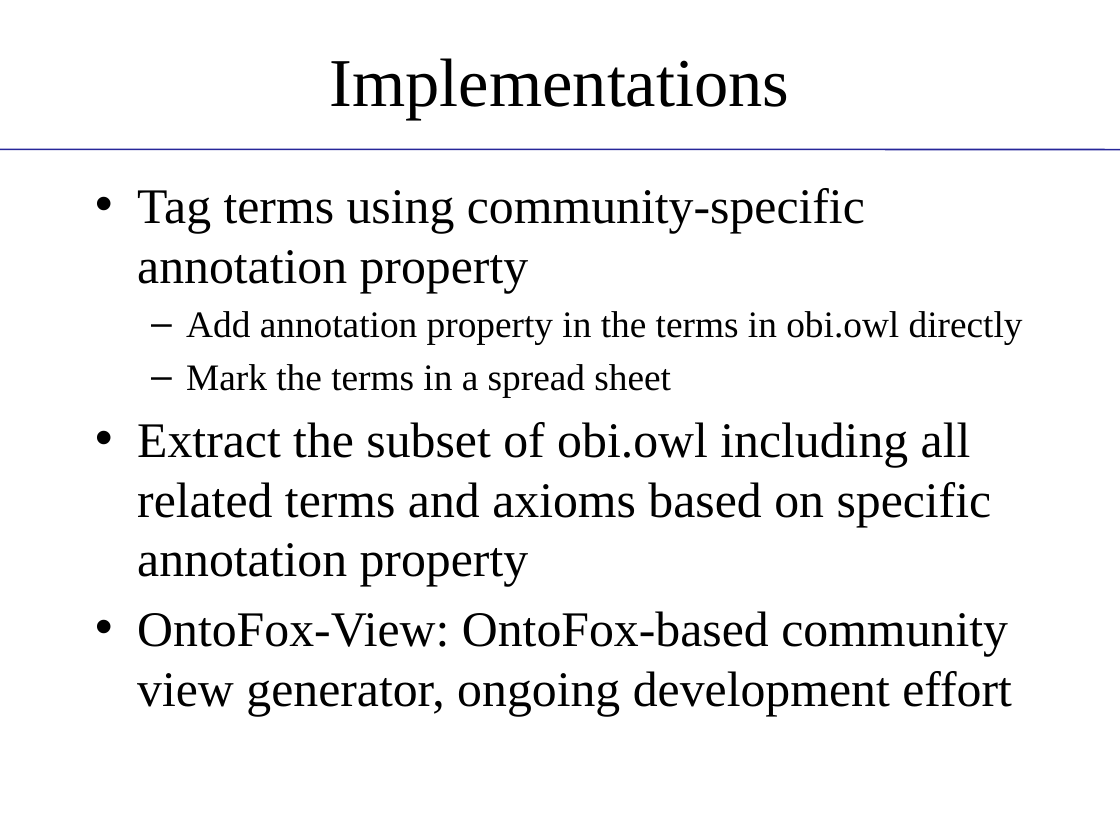
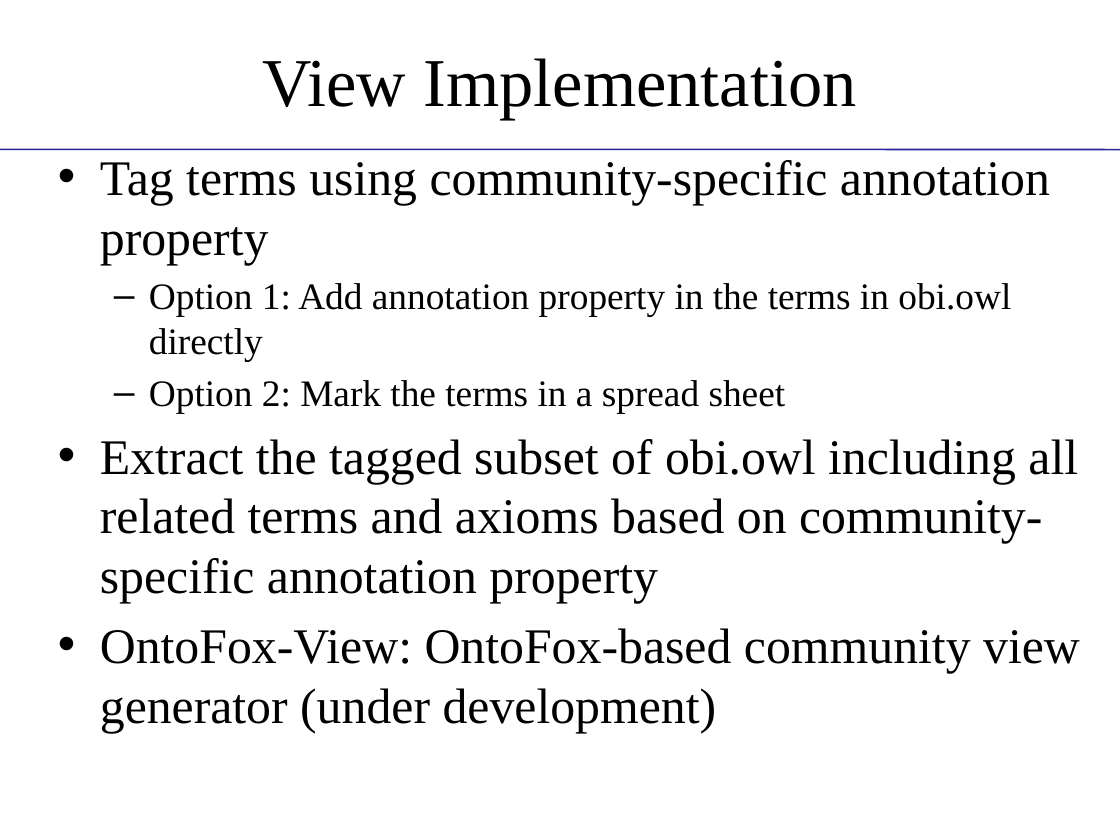
Before and after one commit to obi-ontology/obi-legacy-svn, a slide deck: slide 14 of trunk/docs/presentations/OBI tutorial July 2011 ICBO/MIREOT-View.pptx. Drawn at 1120x840 pixels with LibreOffice and Linux fonts; fonts in the diff are those of the drawing; background and template pictures are left out. Boxes give left, top, right and bottom in pixels: in the first picture for what was removed or moved away, otherwise in the second. Text is boxed around its words. In the diff, an @@ line names an element or a change of style, - is before the commit and + after.

Commit message:
minor edits

```diff
--- a/trunk/docs/presentations/OBI tutorial July 2011 ICBO/MIREOT-View.pptx
+++ b/trunk/docs/presentations/OBI tutorial July 2011 ICBO/MIREOT-View.pptx
@@ title at <box>262,58,857,120</box>: text changed @@
-Implementations
+View Implementation
@@ text "Tag terms using community-specific annotation ...": place and size @@
-text "Tag terms using community-specific annotation ..." at <box>137,188,1023,716</box>
+text "Tag terms using community-specific annotation ..." at <box>100,160,1080,733</box>
@@ text at <box>100,283,1080,733</box>: text changed @@
-  – Add annotation property in the terms in obi.owl directly
-  – Mark the terms in a spread sheet
-• Extract the subset of obi.owl including all related terms and axioms based on specific annotation property
-• OntoFox-View: OntoFox-based community view generator, ongoing development effort
+  – Option 1: Add annotation property in the terms in obi.owl directly
+  – Option 2: Mark the terms in a spread sheet
+• Extract the tagged subset of obi.owl including all related terms and axioms based on community-specific annotation property
+• OntoFox-View: OntoFox-based community view generator (under development)
```
Also in this commit, not shown: 9 other slides changed.
